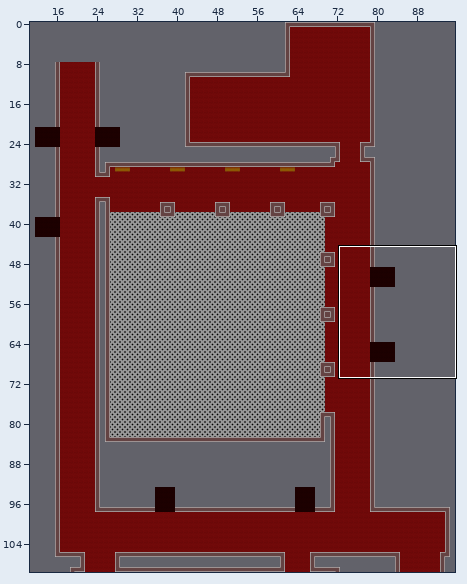
Tiled map -- cliente/desktop/bin/main/mapas/Mapa-PlantaBaja.tmx. Above, an overview of the earlier version with the close-up marked.
Close-up. First the earlier version:
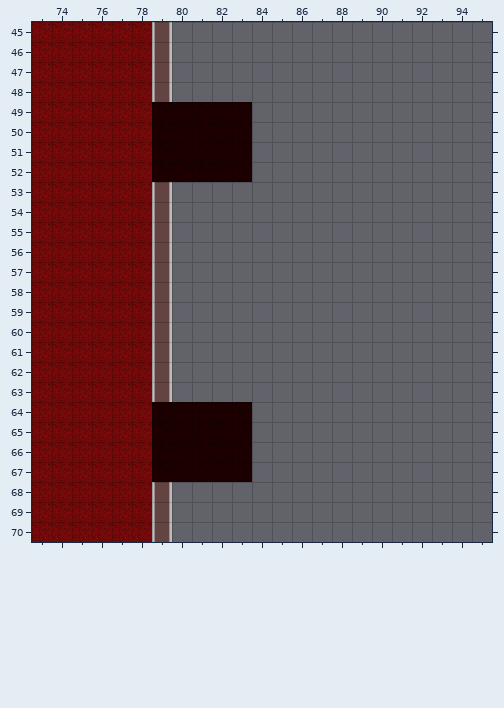
Cells are 48x48 px. Shown: x 73..95, y 45..70. The commit also changed other parts of the map, which this record leaves out.
New version:
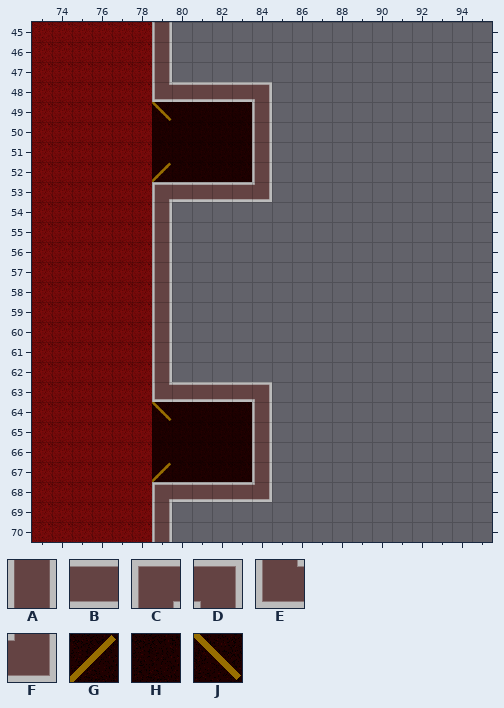
Key: from "Pared-TiledSet": A 0, B 1, C 3, D 4, E 6, F 7; from "Piso-TiledSet": G 1, H 3, J 4.
_ is an empty cell.
The edit:
Layer "Tile Layer 1":
y 48: x 79..84 A_____ -> EBBBBD
y 49: x 79 H -> J; x 84 _ -> A
y 50..51: x 84 _ -> A
y 52: x 79 H -> G; x 84 _ -> A
y 53: x 79..84 A_____ -> CBBBBF
y 63: x 79..84 A_____ -> EBBBBD
y 64: x 79 H -> J; x 84 _ -> A
y 65..66: x 84 _ -> A
y 67: x 79 H -> G; x 84 _ -> A
y 68: x 79..84 A_____ -> CBBBBF
